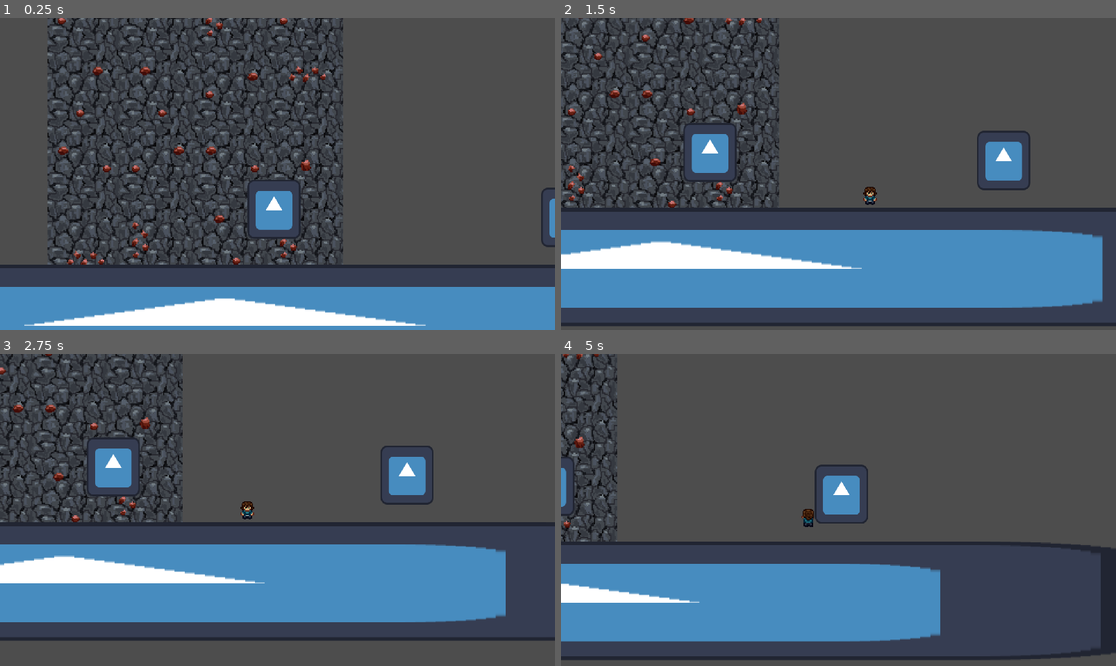
Above: before the commit, frames 1-4 (two rows, left to right).
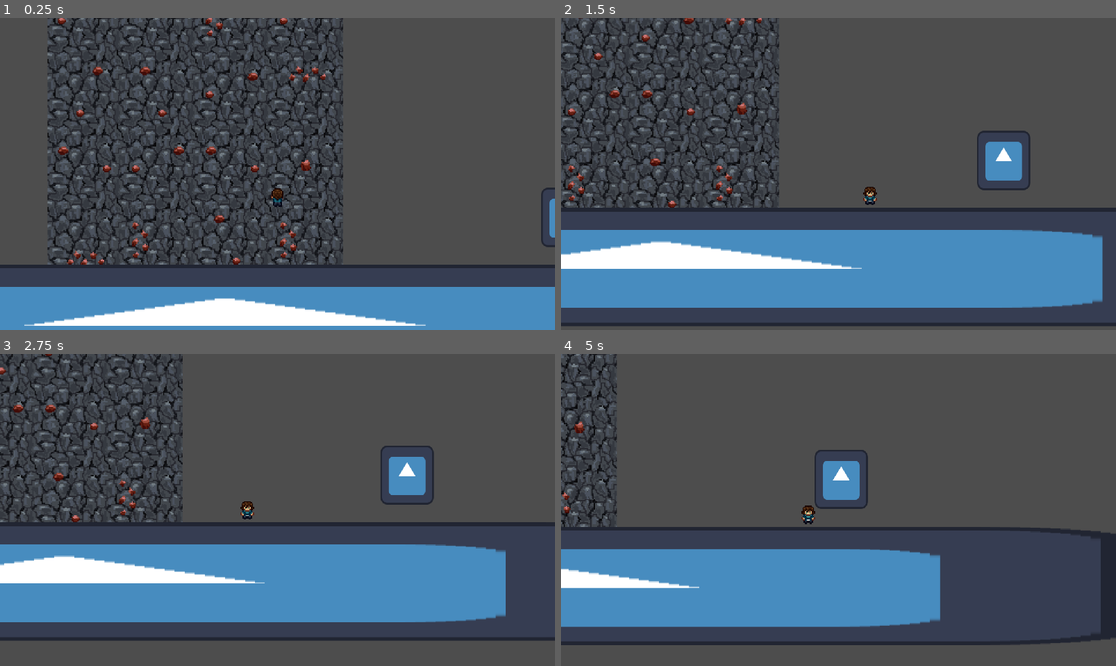
Above: after the commit, the same moments.

Repository: Tylefrost/Dyno
Game: Godot game, scene res://level_1.tscn
Two runs of this game, one before a commit and one after it. Both use one fixed random seed, a clock stepped at 60 frames per second and the inputs below. The engine's default icon, where the game draws it, is replaced by a stand-in: a white triangle on a blue panel in a dark square.
Inputs (mouse positions are in pixels of both pictures, inside the frame that each line leads up to):
- Up to frame 1 (0.25 s): no input
- Up to frame 2 (1.5 s): move the mouse to (960, 158) at 0.52 s; hold D (right) from 0.53 s (still down); click (960, 158) at 0.6 s; tap Space (jump) at 0.77 s; move the mouse to (727, 189) at 1.27 s; click (727, 189) at 1.35 s
- Up to frame 3 (2.75 s): tap Space (jump) at 1.52 s; move the mouse to (333, 441) at 2.02 s; release D (right) at 2.03 s; hold A (left) from 2.03 s (still down); click (333, 441) at 2.1 s
- Up to frame 4 (5 s): move the mouse to (810, 572) at 2.77 s; release A (left) at 2.78 s; hold D (right) 2.78-4.28 s; click (810, 572) at 2.85 s; tap Space (jump) at 3.02, 3.77, 4.52 s; move the mouse to (1005, 556) at 3.52 s; click (1005, 556) at 3.6 s; move the mouse to (672, 463) at 4.27 s; hold A (left) from 4.28 s (still down); click (672, 463) at 4.35 s

The runs differ from the first frame. In frame 1, 1.2% of the frame differs, in the area x 44-55%, y 51-71%; in frame 2, 1.2%; in frame 3, 1.2%; in frame 4, 17%, in the area x 0-100%, y 0-98%.

Commit message:
Update rock hitboxes

Diff:
--- a/level_1.tscn
+++ b/level_1.tscn
@@ -1,11 +1,8 @@
-[gd_scene load_steps=8 format=3 uid="uid://dxjlhdpfui63a"]
+[gd_scene load_steps=7 format=3 uid="uid://dxjlhdpfui63a"]
 
 [ext_resource type="PackedScene" uid="uid://pbwsgj41al4a" path="res://player.tscn" id="1_7x2ns"]
 [ext_resource type="Texture2D" uid="uid://d2wwqec14d3pj" path="res://icon.svg" id="2_d2yj7"]
 [ext_resource type="PackedScene" uid="uid://7way10li42pb" path="res://tileset.tscn" id="3_w3p6v"]
-
-[sub_resource type="RectangleShape2D" id="RectangleShape2D_76ly0"]
-size = Vector2(130.825, 134)
 
 [sub_resource type="RectangleShape2D" id="RectangleShape2D_onamc"]
 size = Vector2(130.825, 134)
@@ -21,17 +18,6 @@
 [node name="Player" parent="." instance=ExtResource("1_7x2ns")]
 position = Vector2(199, 156)
 scale = Vector2(1, 1)
-
-[node name="StaticBody2D" type="StaticBody2D" parent="."]
-position = Vector2(196, 198)
-scale = Vector2(0.359995, 0.4)
-collision_layer = 2
-
-[node name="CollisionShape2D" type="CollisionShape2D" parent="StaticBody2D"]
-shape = SubResource("RectangleShape2D_76ly0")
-
-[node name="Sprite2D" type="Sprite2D" parent="StaticBody2D"]
-texture = ExtResource("2_d2yj7")
 
 [node name="StaticBody2D3" type="StaticBody2D" parent="."]
 position = Vector2(450, 205)
--- a/player.gd
+++ b/player.gd
@@ -17,7 +17,7 @@
 #swinging
 var hook_pos = Vector2()
 var hooked = false
-var rope_length = 10
+var rope_length = 0.001
 var current_rope_length
 
 var speed = 75
@@ -52,13 +52,8 @@
 		if velocity.y > 0:
 			anim.play("fall")
 		num_jumps = 1
-
 	if is_on_floor():
-		if on_floor == true:
-			anim.play("front_idle")
-			print("mex")
-		else:
-			on_floor = true
+		anim.play("front_idle")
 		num_jumps = 0
 	if hooked:
 		anim.play("climbing_idle")
@@ -126,7 +121,7 @@
 
 func swing(delta):
 	var radius = global_position - hook_pos
-	if velocity.length() < 0.01 or radius.length() < 1: return
+	if velocity.length() < 0.01 or radius.length() < 0.01: return
 	var angle = acos(radius.dot(velocity) / (radius.length() * velocity.length()))
 	var rad_vel = cos(angle) * velocity.length()
 	velocity += radius.normalized() * -rad_vel
@@ -137,10 +132,10 @@
 	#velocity += (hook_pos - global_position).normalized() * gravity_strength * delta
 
 	# brings the grappling back
-	if global_position.distance_to(hook_pos) > 10:
+	if global_position.distance_to(hook_pos) > 0.000001:
 		velocity += (hook_pos - global_position).normalized() * (gravity_strength) * delta
 
-	if global_position.distance_to(hook_pos) <= 10:
+	if global_position.distance_to(hook_pos) <= 0.000001:
 		velocity = Vector2.ZERO
 
 func die():
--- a/player.tscn
+++ b/player.tscn
@@ -315,6 +315,7 @@
 rotation = 4.71239
 target_position = Vector2(0, 500)
 collision_mask = 2
+hit_from_inside = true
 
 [node name="RayCast2D2" type="RayCast2D" parent="Raycast/Raycast4i"]
 position = Vector2(100, 5)
@@ -322,6 +323,7 @@
 skew = 0.0872665
 target_position = Vector2(2.08165e-12, 500)
 collision_mask = 2
+hit_from_inside = true
 
 [node name="RayCast2D3" type="RayCast2D" parent="Raycast/Raycast4i"]
 position = Vector2(100, -5)
@@ -329,6 +331,7 @@
 skew = -0.0872665
 target_position = Vector2(0, 500)
 collision_mask = 2
+hit_from_inside = true
 
 [node name="RayCast2D4" type="RayCast2D" parent="Raycast/Raycast4i"]
 position = Vector2(100, 10)
@@ -336,6 +339,7 @@
 skew = 0.174533
 target_position = Vector2(2.08165e-12, 500)
 collision_mask = 2
+hit_from_inside = true
 
 [node name="RayCast2D5" type="RayCast2D" parent="Raycast/Raycast4i"]
 position = Vector2(100, -10)
@@ -343,6 +347,7 @@
 skew = -0.174533
 target_position = Vector2(2.08165e-12, 500)
 collision_mask = 2
+hit_from_inside = true
 
 [node name="RayCast2D6" type="RayCast2D" parent="Raycast/Raycast4i"]
 position = Vector2(100, 15)
@@ -350,6 +355,7 @@
 skew = 0.261799
 target_position = Vector2(2.08165e-12, 500)
 collision_mask = 2
+hit_from_inside = true
 
 [node name="RayCast2D7" type="RayCast2D" parent="Raycast/Raycast4i"]
 position = Vector2(100, -15)
@@ -357,6 +363,7 @@
 skew = -0.261799
 target_position = Vector2(2.08165e-12, 500)
 collision_mask = 2
+hit_from_inside = true
 
 [node name="RayCast2D8" type="RayCast2D" parent="Raycast/Raycast4i"]
 position = Vector2(100, 20)
@@ -364,6 +371,7 @@
 skew = 0.349066
 target_position = Vector2(2.08165e-12, 500)
 collision_mask = 2
+hit_from_inside = true
 
 [node name="RayCast2D9" type="RayCast2D" parent="Raycast/Raycast4i"]
 position = Vector2(100, -20)
@@ -371,6 +379,7 @@
 skew = -0.349066
 target_position = Vector2(2.08165e-12, 500)
 collision_mask = 2
+hit_from_inside = true
 
 [node name="RayCast2D10" type="RayCast2D" parent="Raycast/Raycast4i"]
 position = Vector2(100, 25)
@@ -378,6 +387,7 @@
 skew = 0.436332
 target_position = Vector2(2.08165e-12, 500)
 collision_mask = 2
+hit_from_inside = true
 
 [node name="RayCast2D11" type="RayCast2D" parent="Raycast/Raycast4i"]
 position = Vector2(100, -25)
@@ -385,6 +395,7 @@
 skew = -0.436332
 target_position = Vector2(2.08165e-12, 500)
 collision_mask = 2
+hit_from_inside = true
 
 [node name="RayCast2D12" type="RayCast2D" parent="Raycast/Raycast4i"]
 position = Vector2(100, 30)
@@ -392,6 +403,7 @@
 skew = 0.523599
 target_position = Vector2(2.08165e-12, 500)
 collision_mask = 2
+hit_from_inside = true
 
 [node name="RayCast2D13" type="RayCast2D" parent="Raycast/Raycast4i"]
 position = Vector2(100, -30)
@@ -399,6 +411,7 @@
 skew = -0.523599
 target_position = Vector2(2.08165e-12, 500)
 collision_mask = 2
+hit_from_inside = true
 
 [node name="RayCast2D14" type="RayCast2D" parent="Raycast/Raycast4i"]
 position = Vector2(100, 35)
@@ -406,6 +419,7 @@
 skew = 0.610865
 target_position = Vector2(2.08165e-12, 500)
 collision_mask = 2
+hit_from_inside = true
 
 [node name="RayCast2D15" type="RayCast2D" parent="Raycast/Raycast4i"]
 position = Vector2(100, -35)
@@ -413,6 +427,7 @@
 skew = -0.610865
 target_position = Vector2(2.08165e-12, 500)
 collision_mask = 2
+hit_from_inside = true
 
 [node name="RayCast2D16" type="RayCast2D" parent="Raycast/Raycast4i"]
 position = Vector2(100, 40)
@@ -420,6 +435,7 @@
 skew = 0.698132
 target_position = Vector2(2.08165e-12, 500)
 collision_mask = 2
+hit_from_inside = true
 
 [node name="RayCast2D17" type="RayCast2D" parent="Raycast/Raycast4i"]
 position = Vector2(100, -40)
@@ -427,6 +443,7 @@
 skew = -0.698132
 target_position = Vector2(2.08165e-12, 500)
 collision_mask = 2
+hit_from_inside = true
 
 [node name="RayCast2D18" type="RayCast2D" parent="Raycast/Raycast4i"]
 position = Vector2(100, 45)
@@ -434,6 +451,7 @@
 skew = 0.785398
 target_position = Vector2(2.08165e-12, 500)
 collision_mask = 2
+hit_from_inside = true
 
 [node name="RayCast2D19" type="RayCast2D" parent="Raycast/Raycast4i"]
 position = Vector2(100, -45)
@@ -441,6 +459,7 @@
 skew = -0.785398
 target_position = Vector2(2.08165e-12, 500)
 collision_mask = 2
+hit_from_inside = true
 
 [node name="Raycast4i2" type="Node2D" parent="Raycast"]
 scale = Vector2(0.03, 0.03)
@@ -1147,6 +1166,7 @@
 rotation = 4.71239
 target_position = Vector2(0, 500)
 collision_mask = 2
+hit_from_inside = true
 
 [node name="RayCast2D2" type="RayCast2D" parent="Raycast/Raycast3i"]
 position = Vector2(100, 5)
@@ -1154,6 +1174,7 @@
 skew = 0.0872665
 target_position = Vector2(2.08165e-12, 500)
 collision_mask = 2
+hit_from_inside = true
 
 [node name="RayCast2D3" type="RayCast2D" parent="Raycast/Raycast3i"]
 position = Vector2(100, -5)
@@ -1161,6 +1182,7 @@
 skew = -0.0872665
 target_position = Vector2(0, 500)
 collision_mask = 2
+hit_from_inside = true
 
 [node name="RayCast2D4" type="RayCast2D" parent="Raycast/Raycast3i"]
 position = Vector2(100, 10)
@@ -1168,6 +1190,7 @@
 skew = 0.174533
 target_position = Vector2(2.08165e-12, 500)
 collision_mask = 2
+hit_from_inside = true
 
 [node name="RayCast2D5" type="RayCast2D" parent="Raycast/Raycast3i"]
 position = Vector2(100, -10)
--- a/tileset.tscn
+++ b/tileset.tscn
@@ -7,14 +7,14 @@
 texture = ExtResource("1_x5y0l")
 texture_region_size = Vector2i(64, 64)
 0:0/0 = 0
-0:0/0/physics_layer_0/polygon_0/points = PackedVector2Array(-17, -22, -17, -13, -6, -13, -6, -22)
-0:0/0/physics_layer_0/polygon_1/points = PackedVector2Array(-1, 15, 8, 15, 8, 23, -1, 23)
+0:0/0/physics_layer_0/polygon_0/points = PackedVector2Array(-15, -20, -15, -15, -8, -15, -8, -20)
+0:0/0/physics_layer_0/polygon_1/points = PackedVector2Array(1, 17, 6, 17, 6, 21, 1, 21)
 1:0/0 = 0
-1:0/0/physics_layer_0/polygon_0/points = PackedVector2Array(6, -13, 17, -13, 17, -22, 6, -22)
-1:0/0/physics_layer_0/polygon_1/points = PackedVector2Array(-8, 15, -8, 23, 1, 23, 1, 15)
+1:0/0/physics_layer_0/polygon_0/points = PackedVector2Array(8, -15, 15, -15, 15, -20, 8, -20)
+1:0/0/physics_layer_0/polygon_1/points = PackedVector2Array(-6, 17, -6, 21, -1, 21, -1, 17)
 2:0/0 = 0
-2:0/0/physics_layer_0/polygon_0/points = PackedVector2Array(-24, -1, -15, -1, -15, 7, -24, 7)
-2:0/0/physics_layer_0/polygon_1/points = PackedVector2Array(12, -17, 12, -8, 23, -8, 23, -17)
+2:0/0/physics_layer_0/polygon_0/points = PackedVector2Array(-22, 1, -17, 1, -17, 5, -22, 5)
+2:0/0/physics_layer_0/polygon_1/points = PackedVector2Array(14, -15, 14, -10, 21, -10, 21, -15)
 3:0/0 = 0
 4:0/0 = 0
 5:0/0 = 0
@@ -25,8 +25,8 @@
 10:0/0 = 0
 11:0/0 = 0
 0:1/0 = 0
-0:1/0/physics_layer_0/polygon_0/points = PackedVector2Array(-24, -17, -24, -8, -13, -8, -13, -17)
-0:1/0/physics_layer_0/polygon_1/points = PackedVector2Array(15, -1, 15, 7, 24, 7, 24, -1)
+0:1/0/physics_layer_0/polygon_0/points = PackedVector2Array(-22, -15, -22, -10, -15, -10, -15, -15)
+0:1/0/physics_layer_0/polygon_1/points = PackedVector2Array(17, 1, 17, 5, 22, 5, 22, 1)
 1:1/0 = 0
 1:1/0/physics_layer_0/polygon_0/points = PackedVector2Array(-24, -16, -7, -16, -7, 17, -24, 17)
 2:1/0 = 0
@@ -45,7 +45,7 @@
 1:2/0 = 0
 1:2/0/physics_layer_0/polygon_0/points = PackedVector2Array(-16, 9, -16, 25, 18, 25, 18, 9)
 2:2/0 = 0
-2:2/0/physics_layer_0/polygon_0/points = PackedVector2Array(-6, -6, 5, -6, 5, 6, -6, 6)
+2:2/0/physics_layer_0/polygon_0/points = PackedVector2Array(-4, -4, 3, -4, 3, 4, -4, 4)
 3:2/0 = 0
 4:2/0 = 0
 5:2/0 = 0
